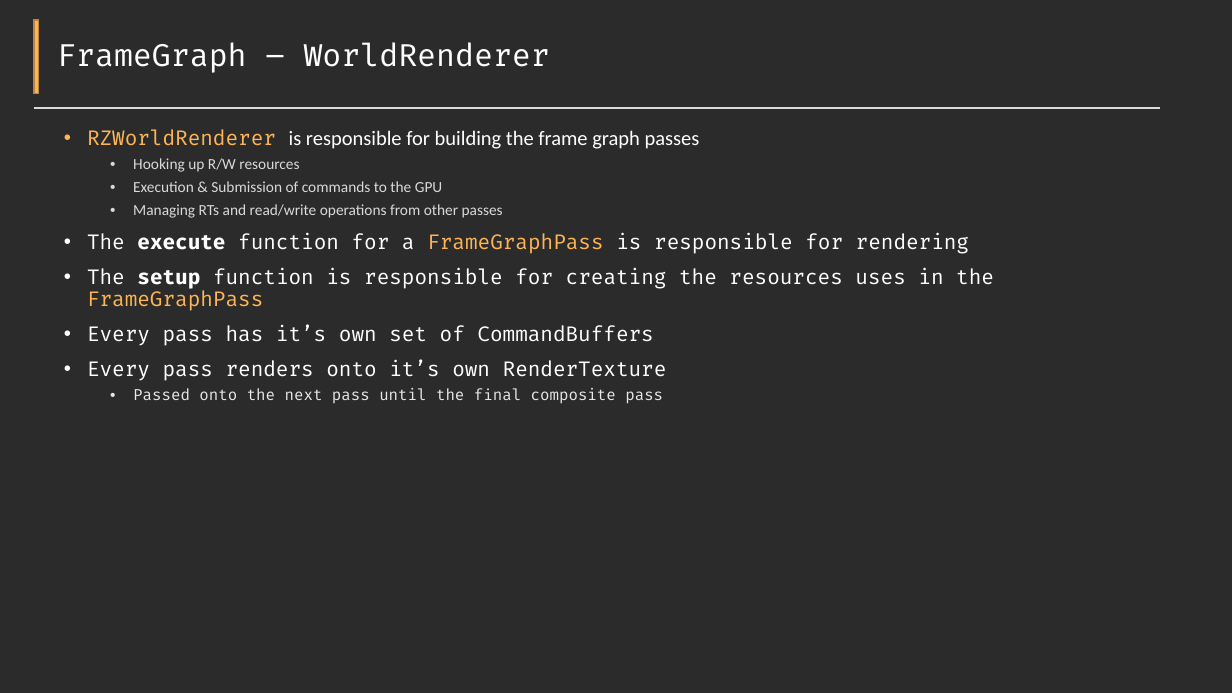
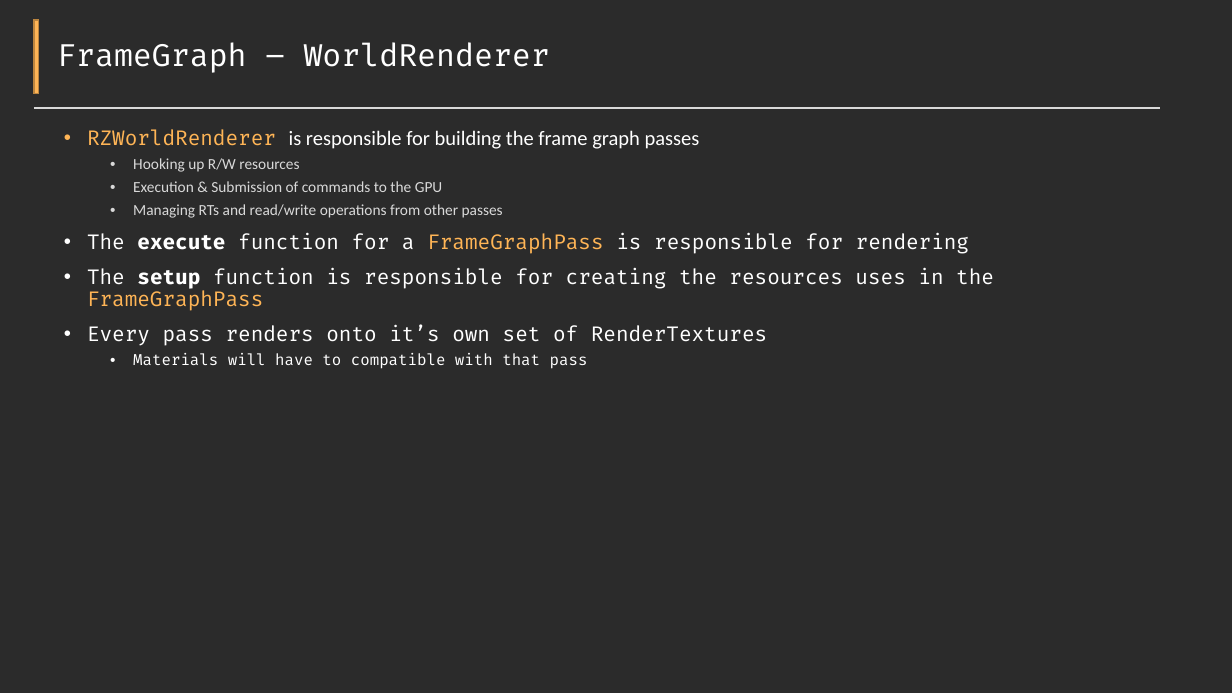
Before and after one commit to Pikachuxxxx/Razix, a slide deck: slide 5 of Docs/Features overview.pptx. Drawn at 1232x693 pixels with LibreOffice and Linux fonts; fonts in the diff are those of the drawing; background and template pictures are left out; a plain dark background stands for a picture behind light text. Boxes give left, top, right and bottom in pixels: in the first picture for what was removed or moved away, otherwise in the second. Text is boxed around its words. In the diff, an @@ line names an element or a change of style, - is before the commit and + after.

```diff
--- a/Docs/Features overview.pptx
+++ b/Docs/Features overview.pptx
@@ text at (x1=87, y1=325, x2=767, y2=369): text changed @@
-• Every pass has it’s own set of CommandBuffers
-• Every pass renders onto it’s own RenderTexture
-  • Passed onto the next pass until the final composite pass
+• Every pass renders onto it’s own set of RenderTextures
+  • Materials will have to compatible with that pass
```
Also in this commit, not shown: 2 other slides changed, 1 other file.
